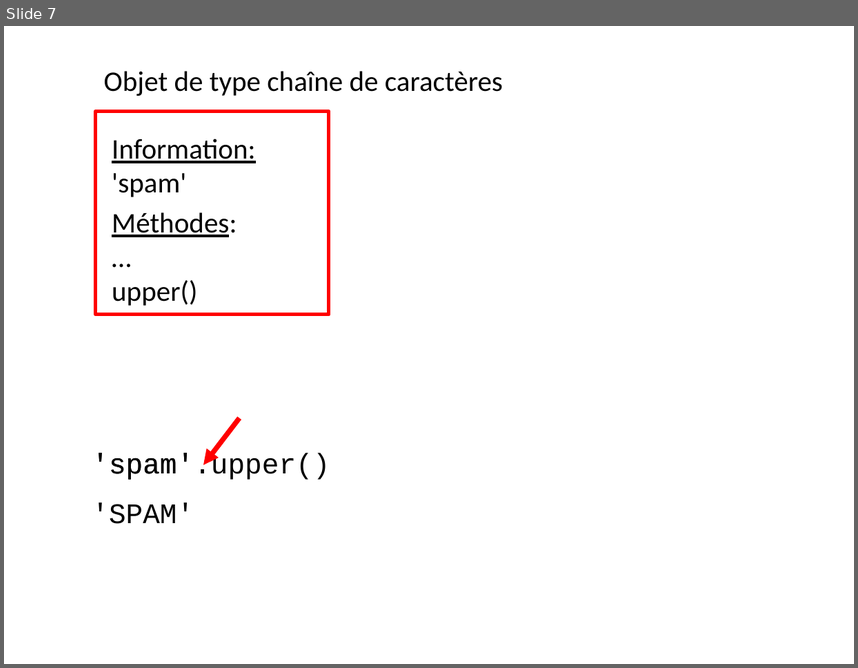
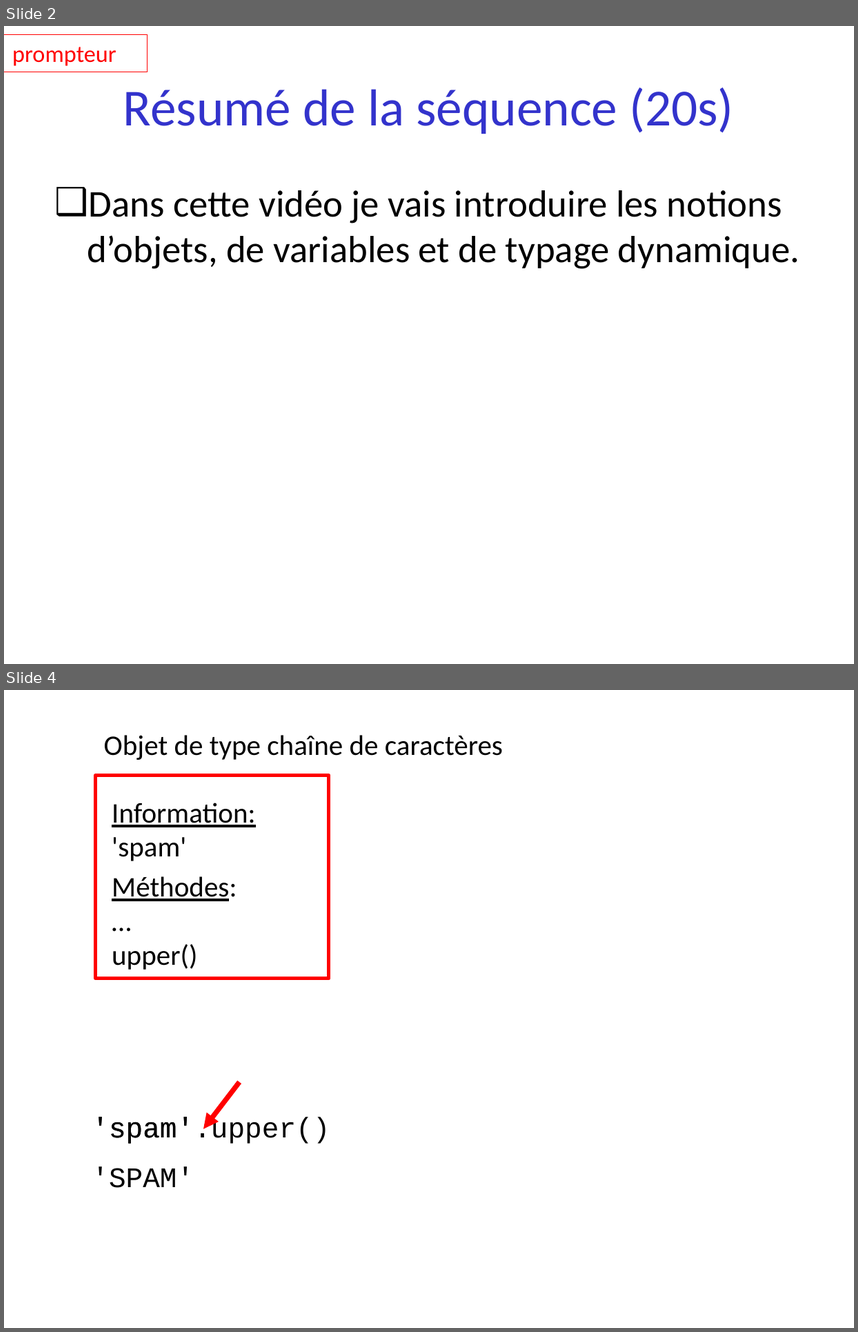
Before and after one commit to parmentelat/flotpython-archive, a slide deck: semaine2/semaine2-0.pptx. Shown one above the other, each under a label of ours: slide 7 before the commit, slides 2 and 4 after it; the slides between them are not shown. The pictures are 858x668 and 858x1332 pixels, drawn with LibreOffice and Linux fonts; fonts in the diff are those of the drawing. Boxes give left, top, right and bottom in pixels: in the first picture for what was removed or moved away, otherwise in the second. Text is boxed around its words. In the diff, an @@ line names an element or a change of style, - is before the commit and + after.

Commit message:
J'ai supprimé de la semaine 0 toutes référence à if, for, fonctions et modules. C'est beaucoup trop compliqué pour la première semaine. Il faut introduire pleins de notions à la fois (bloc d'instruction, indentation, expression évaluant à un booléen, etc.) c'est beaucoup trop, je n'ai pas réussi à présenter ça de manière claire aussi tôt. À la place, je vais introduire ces notions entre la présentation des types de base.

```diff
--- a/semaine2/semaine2-0.pptx
+++ b/semaine2/semaine2-0.pptx
@@ slide 2 added at [4,26,854,664], background #FFFFFF @@
@@ rectangle added at [4,34,147,72], outline #FF0000 0.75 pt, 20 pt, text #FF0000 @@
+prompteur
@@ title added at [123,87,733,134], 44 pt, text #3333CC @@
+Résumé de la séquence (20s)
@@ text added at [87,190,800,269], 32 pt, text #000000 @@
+❑ Dans cette vidéo je vais introduire les notions d’objets, de variables et de typage dynamique.
@@ what was slide 7 is now slide 4 @@
```
Also in this commit, not shown: 5 slides changed, 1 other slide added, 2 slides removed.
